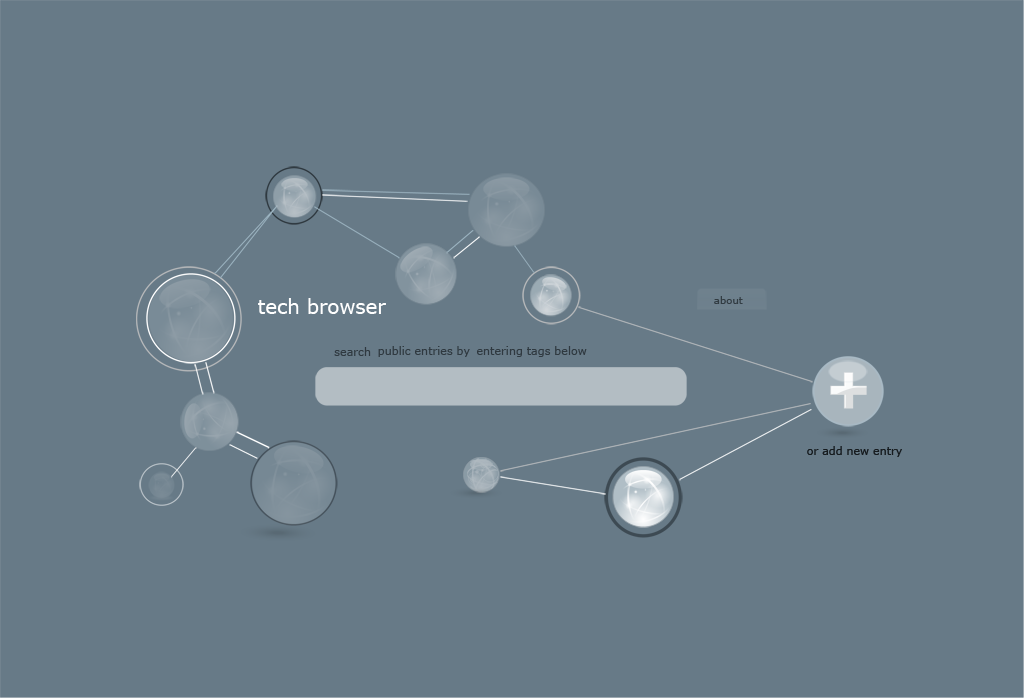
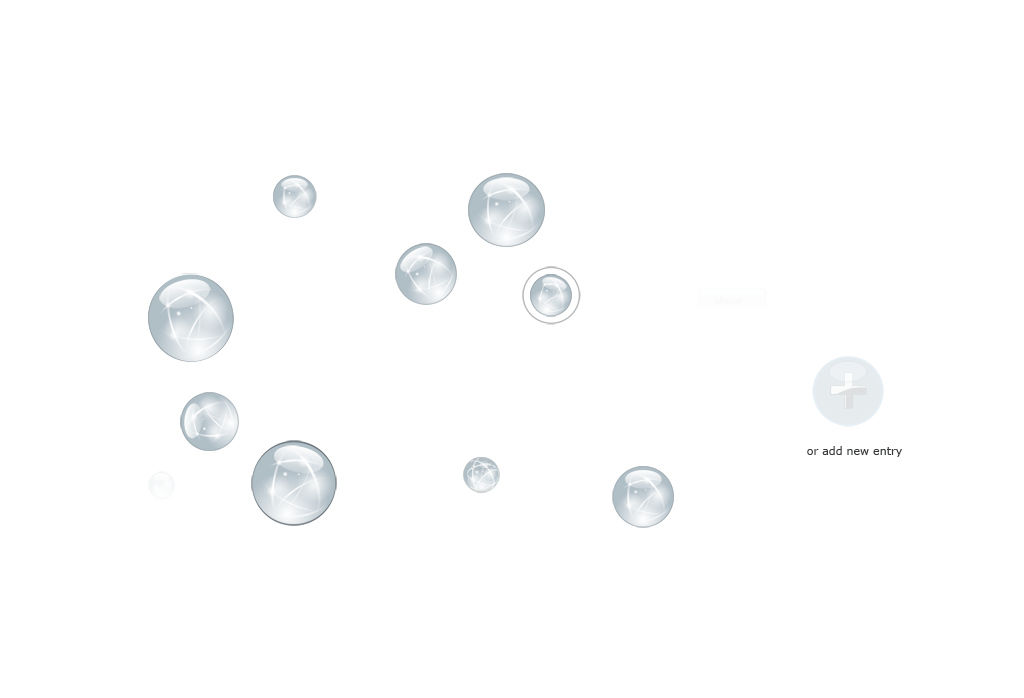
Revision of a layered 1024px x 698px image; what changed, layer by layer:
removed group "planeta" (21 layers) over bbox(233, 440, 338, 543)
renamed "<Path>" to "<Path>#163", moved it out of group "planeta" over bbox(250, 440, 338, 526)
removed group "<Group>" (1st of 45, in "planeta") (18 layers) (was 20%) from group "planeta" over bbox(251, 440, 337, 526)
removed group "<Group>" (3rd of 45, in "planeta" › "<Group>") (2 layers) from group "<Group>" over bbox(251, 440, 337, 526)
removed group "planeta3" (21 layers) over bbox(146, 273, 236, 364)
renamed "<Path>" to "<Path>#131", moved it out of group "planeta3" over bbox(146, 273, 236, 364)
removed group "Orb - Grey" (3rd of 7, in "planeta3") (19 layers) (was 25%) from group "planeta3" over bbox(148, 273, 234, 363)
removed group "<Group>" (9th of 45, in "planeta3" › "Orb - Grey") (18 layers) from group "Orb - Grey" over bbox(148, 273, 234, 363)
removed group "<Group>" (11th of 45, in "planeta3" › "Orb - Grey" › "<Group>") (2 layers) from group "<Group>" over bbox(148, 273, 234, 363)
renamed "<Group>" to "<Group>#16", moved it out of group "<Group>" over bbox(148, 273, 234, 363)
renamed "<Path>" to "<Path>#116", moved it out of group "<Group>" over bbox(148, 274, 234, 362)
hid "bridge13" over bbox(578, 306, 813, 383)
hid "bridge14" over bbox(500, 403, 811, 472)
hid "bridge15" over bbox(679, 409, 812, 481)
hid "orbit2" over bbox(136, 266, 242, 372)
removed group "search bar" (1 layers) over bbox(315, 367, 687, 406)
renamed "<Path>" to "<Path>#1", moved it out of group "search bar" over bbox(315, 367, 687, 406)
removed group "gray background" (7 layers) over bbox(0, 0, 1024, 698)
removed group "or add text" (5 layers) from group "gray background" over bbox(334, 346, 902, 457)
hid "<Path>", moved it out of group "gray background" over bbox(0, 0, 1024, 698)
…and 261 more changes (33 added, 3 opacity, 74 removed, 132 renamed, 141 stack, 14 visibility)
